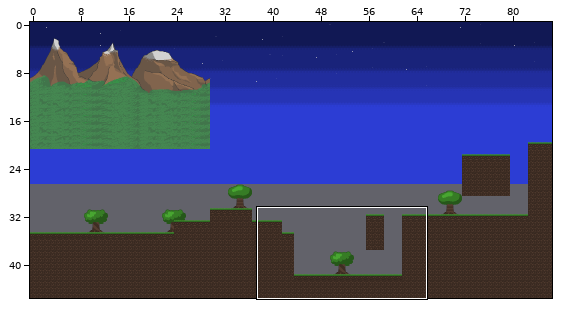
Tiled map: bin/temple-entrance-0.tmx. Above, an overview of the earlier version with the close-up marked.
Close-up. Earlier state:
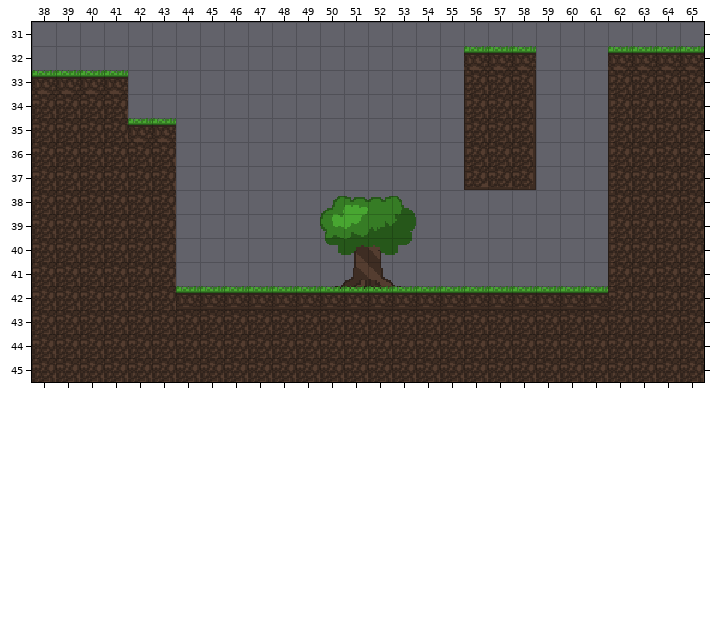
Cells are 16x16 px. Shown: x 38..65, y 31..45. The commit also changed other parts of the map, which this record leaves out.
Once edited:
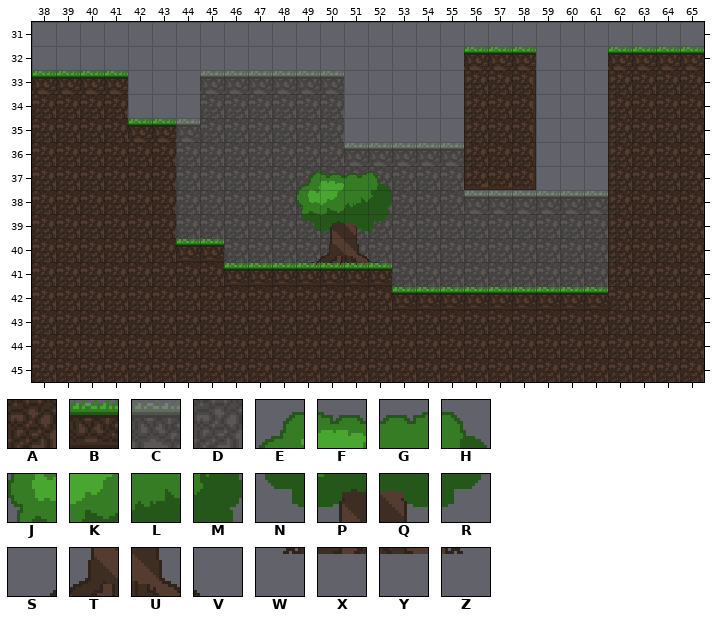
Key: from "TempleEntrance1": A 45, B 125, C 241, D 281, E 560, F 561, G 562, H 563, J 600, K 601, L 602, M 603, N 640, P 641, Q 642, R 643, S 680, T 681, U 682, V 683, W 720, X 721, Y 722, Z 723.
_ is an empty cell, . an unchanged one.
Tiles of an added or newly shown layer are drawn over the layers below it.
Changes in this commit:
--- layer "Ground-background" (added)
@@ x 44..61 @@
-33 .______...........
-34 .______...........
-35 _______...........
-36 ____________......
-37 ____________......
-38 ______..__________
-39 __________________
-40 __________________
-41 ..________________
-42 ........._________
+33 .CCCCCC...........
+34 .DDDDDD...........
+35 CDDDDDD...........
+36 DDDDDDDCCCCC......
+37 DDDDDDDDDDDD......
+38 DDDDDD..DDDDCCCCCC
+39 DDDDDDDDDDDDDDDDDD
+40 DDDDDDDDDDDDDDDDDD
+41 ..DDDDDDDDDDDDDDDD
+42 .........DDDDDDDDD
--- layer "Trees"
@@ x 49..53 @@
-37 ____.
-38 _EFGH
-39 _JKLM
-40 _NPQR
-41 _STUV
-42 .W.YZ
+37 EFGH.
+38 JKLM_
+39 NPQR_
+40 STUV_
+41 WXYZ_
+42 ._.__
--- layer "Ground"
@@ x 44..52 @@
-40 __.......
-41 _________
-42 BBBBBBBBB
+40 BB.......
+41 AABBBBBBB
+42 AAAAAAAAA
Boxes around the changes in both close-ups, in picture pixels (x1, y1, x2, y2):
changed: (176, 70, 608, 310)
